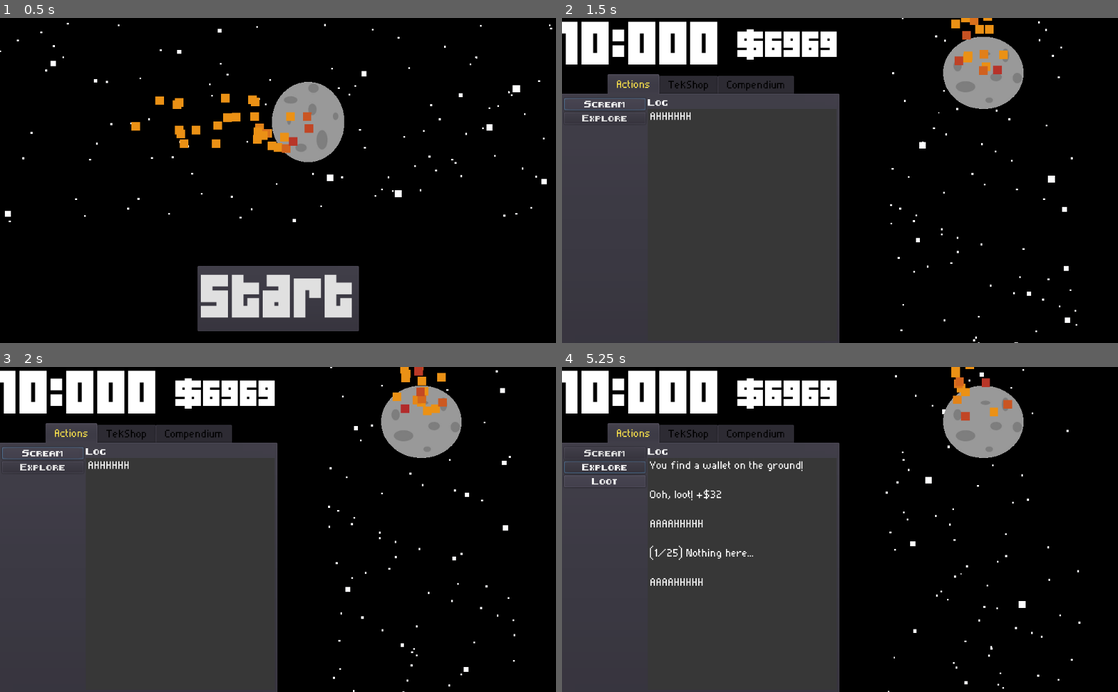
Above: before the commit, frames 1-4 (two rows, left to right).
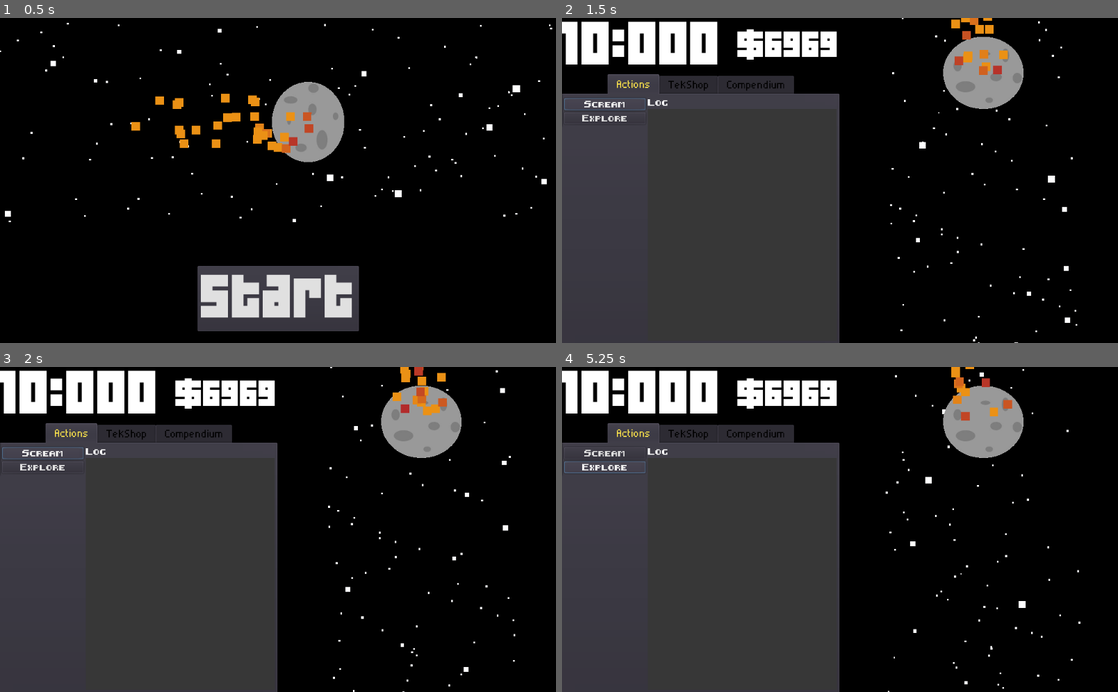
Above: after the commit, the same moments.

Repository: AngelOnFira/ludum-50
Game: Godot game, scene res://Scenes/Menu.tscn
Two runs of this game, one before a commit and one after it. Both use one fixed random seed, a clock stepped at 60 frames per second and the inputs below.
Inputs (mouse positions are in pixels of both pictures, inside the frame that each line leads up to):
- Up to frame 1 (0.5 s): no input
- Up to frame 2 (1.5 s): click "Start" at 0.5 s; click (606, 105) at 1.25 s, where only the run before the commit has a clickable "Scream"
- Up to frame 3 (2 s): no input
- Up to frame 4 (5.25 s): click (606, 467) at 2 s, where only the run before the commit has a clickable "Explore"; click (606, 454) at 2.75 s, where only the run before the commit has a clickable "Scream"; click (606, 467) at 3.5 s, where only the run before the commit has a clickable "Explore"; click (606, 454) at 4.25 s, where only the run before the commit has a clickable "Scream"; click (606, 467) at 5 s, where only the run before the commit has a clickable "Explore"

Frame 1 is identical in both runs. In frame 2, 0.1% of the frame differs, in the area x 15-24%, y 28-32%; in frame 3, 0.1%; in frame 4, 0.9%, in the area x 0-44%, y 28-68%.
Error before the commit: Parse Error: The identifier "asteroid_animation_player" isn't declared in the current scope. (res://Scripts/Main.gd:168)

Commit message:
the good the badd ant ehd buggy

Diff:
--- a/Scenes/Main.tscn
+++ b/Scenes/Main.tscn
@@ -474,6 +474,7 @@
 visible = false
 anchor_right = 1.0
 anchor_bottom = 1.0
+mouse_filter = 2
 color = Color( 0, 0, 0, 0.694118 )
 
 [node name="StoryPanel" type="ColorRect" parent="AboveAll/GreyOutScreen"]
--- a/Scripts/Main.gd
+++ b/Scripts/Main.gd
@@ -18,9 +18,9 @@
 
 onready var dosh = preload("res://Scenes/Dosh.tscn")
 
-# Declare member variables here. Examples:
-# var a = 2
-# var b = "text"
+
+onready var asteroid_animation_player = $MainScreenDivision/RightSide/Asteroid/AsteroidAnimation
+
 
 # Design
 #
@@ -173,7 +173,7 @@
 
 func _on_Continue_pressed():
 	# Hide the panel
-	$GreyOutScreen.visible = false
+	_grey_out_screen.visible = false
 
 
 	_timer.text = "10:000"
@@ -215,7 +215,7 @@
 	_story_label.bbcode_text = speaker_coloured + ":\n" + story_text
 
 	# Show the StoryPanel
-	$GreyOutScreen.visible = true
+	_grey_out_screen.visible = true
 
 	# Pause the game
 	get_tree().paused = true
